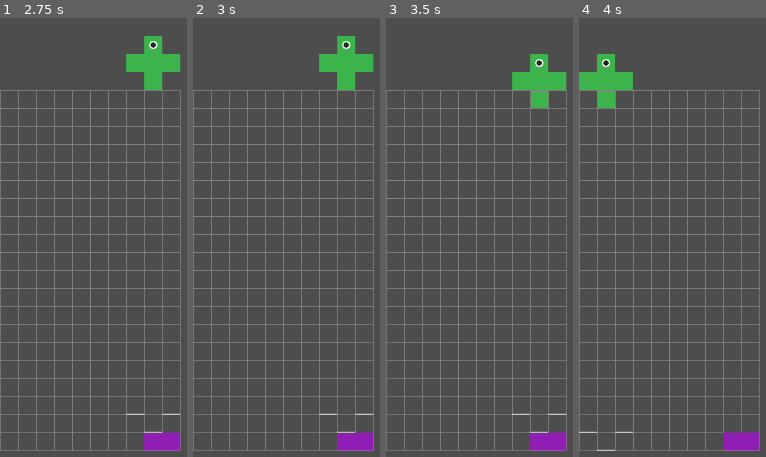
Above: before the commit, frames 1-4 (left to right).
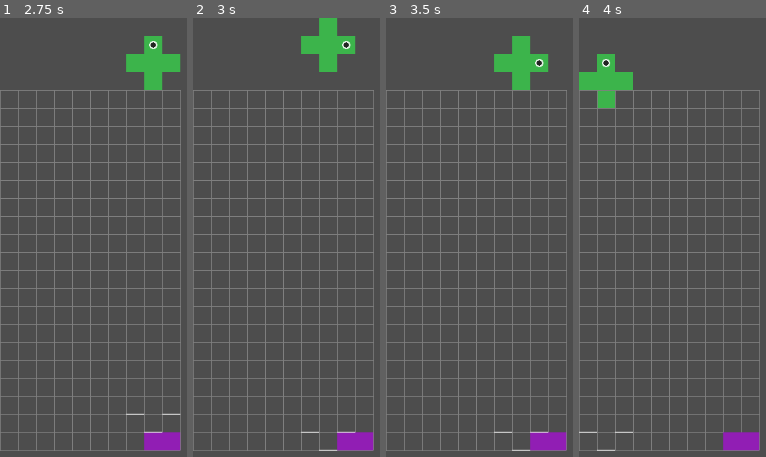
Above: after the commit, the same moments.

Repository: michaellawson96/Polyomino
Game: Godot game, scene res://scenes/Main.tscn
The game is run twice, just before and just after one commit, with the same random seed, the same clock (stepped at 60 frames per second) and the same inputs.
Inputs:
- Up to frame 1 (2.75 s): hold Right (ui_right) 0.53-1.28 s; hold C (flip_h) 0.53-1.28 s; hold Down (ui_down) 1.28-2.03 s; tap Space (hard_drop) at 1.35 s; hold Right (ui_right) from 2.03 s (still down); hold V (origin_next) from 2.03 s (still down)
- Up to frame 2 (3 s): keep holding Right (ui_right); tap Enter at 2.75 s; release V (origin_next) at 2.78 s; tap Z (rotate_ccw) at 2.85 s
- Up to frame 3 (3.5 s): keep holding Right (ui_right)
- Up to frame 4 (4 s): release Right (ui_right) at 3.53 s; hold Left (ui_left) from 3.53 s (still down); hold X (rotate_cw) from 3.53 s (still down)

Frame 1 is identical in both runs. In frame 2, 2.6% of the frame differs, in the area x 57-97%, y 0-99%; in frame 3, 2.5%; in frame 4, nothing differs.

Commit message:
PTP5 part 3.1 Allow rotating and flipping above the grid as long as the piece is within the left and right walls and doesn't end up intersecting other placed blocks.

Diff:
--- a/scripts/Board.gd
+++ b/scripts/Board.gd
@@ -279,11 +279,12 @@
 		var ny := base_y + int(off.y)
 		if nx < 0 or nx >= board_width:
 			return false
-		if ny < 0 or ny >= board_height:
+		if ny >= board_height:
 			return false
-		if _occupied.has(Vector2i(nx, ny)):
+		if ny >= 0 and _occupied.has(Vector2i(nx, ny)):
 			return false
 	return true
+
 
 func _piece_cells(piece: Polyomino) -> Array[Vector2i]:
 	var cells: Array[Vector2i] = []
